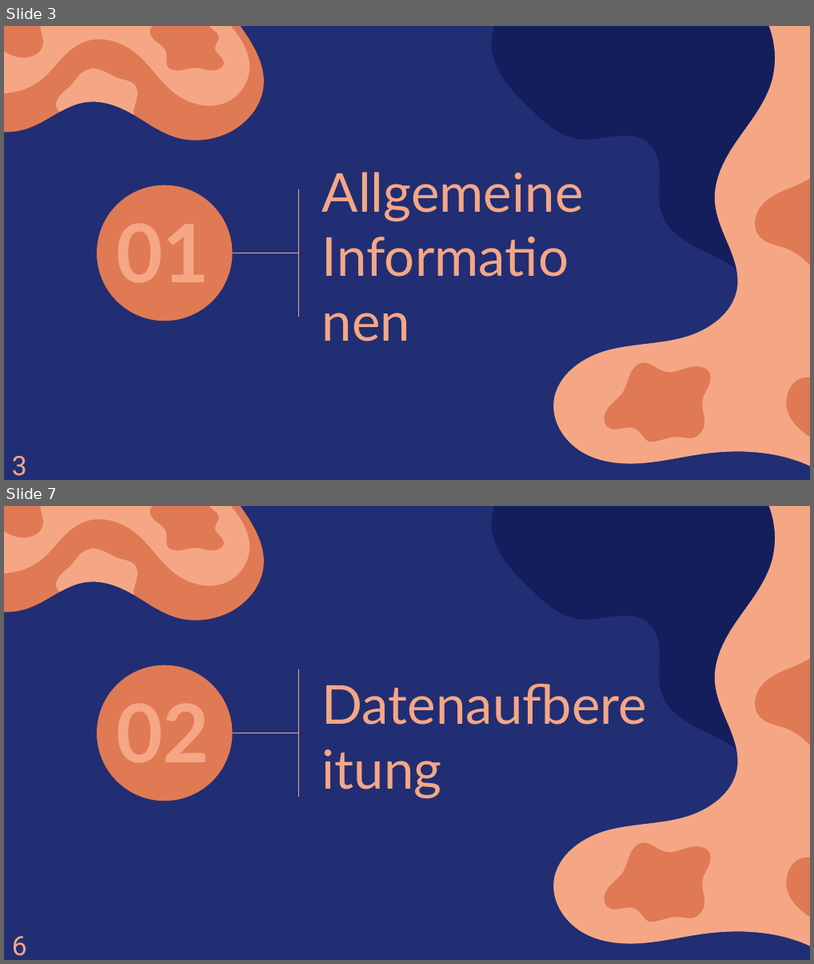
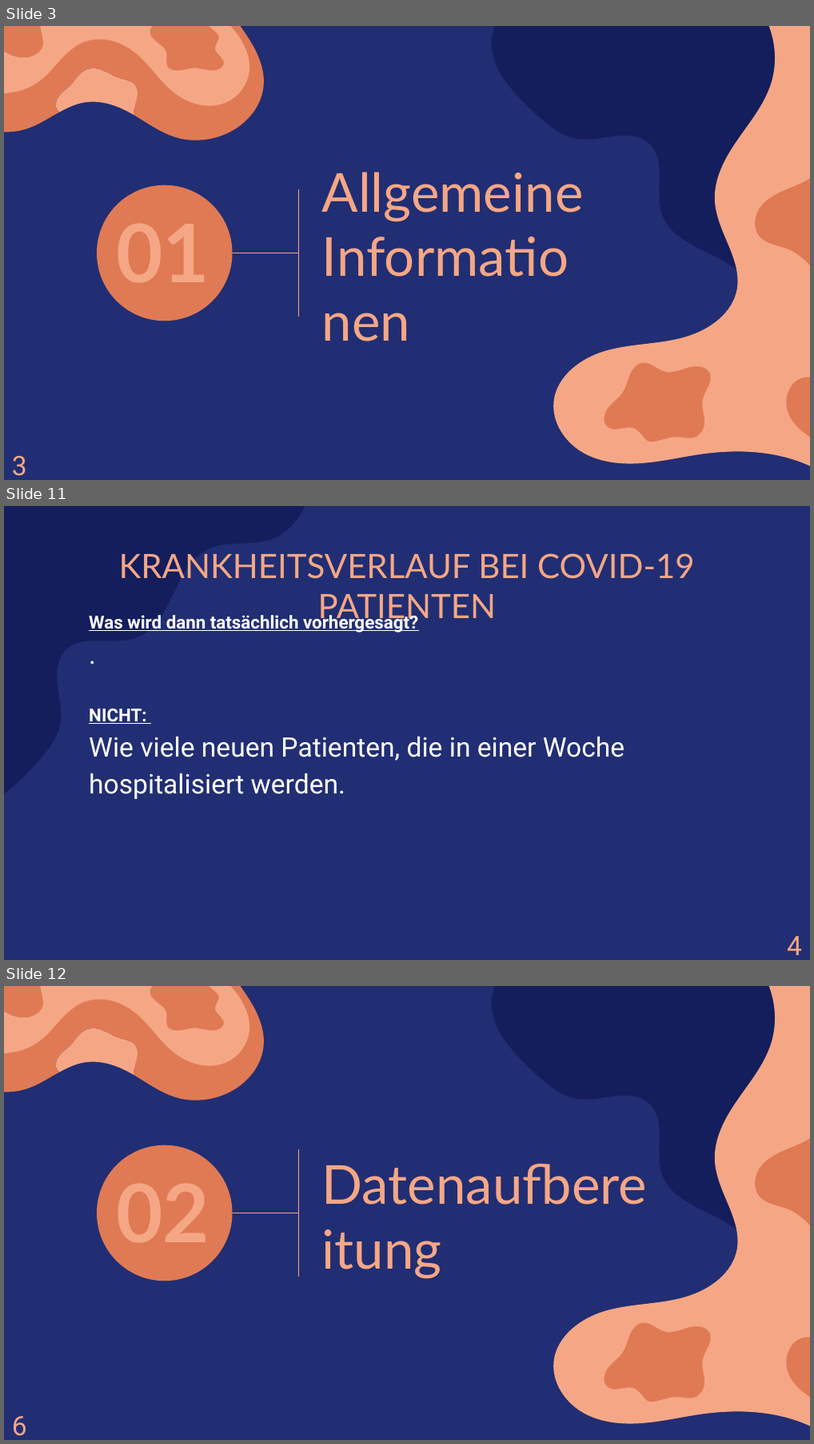
Before and after one commit to amarquard089/Covid19-Hospitalisierungsrate, a slide deck: Praesentation/COVID-19 Hospitalisierungsrate.pptx. Shown one above the other, each under a label of ours: slides 3 and 7 before the commit, slides 3, 11 and 12 after it; the slides between them are not shown. The pictures are 814x964 and 814x1444 pixels, drawn with LibreOffice and Linux fonts; fonts in the diff are those of the drawing. Boxes give left, top, right and bottom in pixels: in the first picture for what was removed or moved away, otherwise in the second. Text is boxed around its words. In the diff, an @@ line names an element or a change of style, - is before the commit and + after.

```diff
--- a/Praesentation/COVID-19 Hospitalisierungsrate.pptx
+++ b/Praesentation/COVID-19 Hospitalisierungsrate.pptx
@@ slide 11 added at [4,506,810,960], background #212E73 @@
@@ freeform shape added at [4,506,314,808], fill #141E5C @@
@@ title added at [119,553,695,624], 30 pt, text #F5A785 @@
+KRANKHEITSVERLAUF BEI COVID-19 PATIENTEN
@@ text added at [89,612,625,799], 24 pt, text #FFFFFF @@
+Was wird dann tatsächlich vorhergesagt?
+.
+NICHT:
+Wie viele neuen Patienten, die in einer Woche hospitalisiert werden.
@@ text added at [787,936,802,955], 24 pt, text #F5A785 @@
+4
@@ what was slide 7 is now slide 12 @@
```
Also in this commit, not shown: 5 slides changed, 5 other slides added, 1 slide removed.
